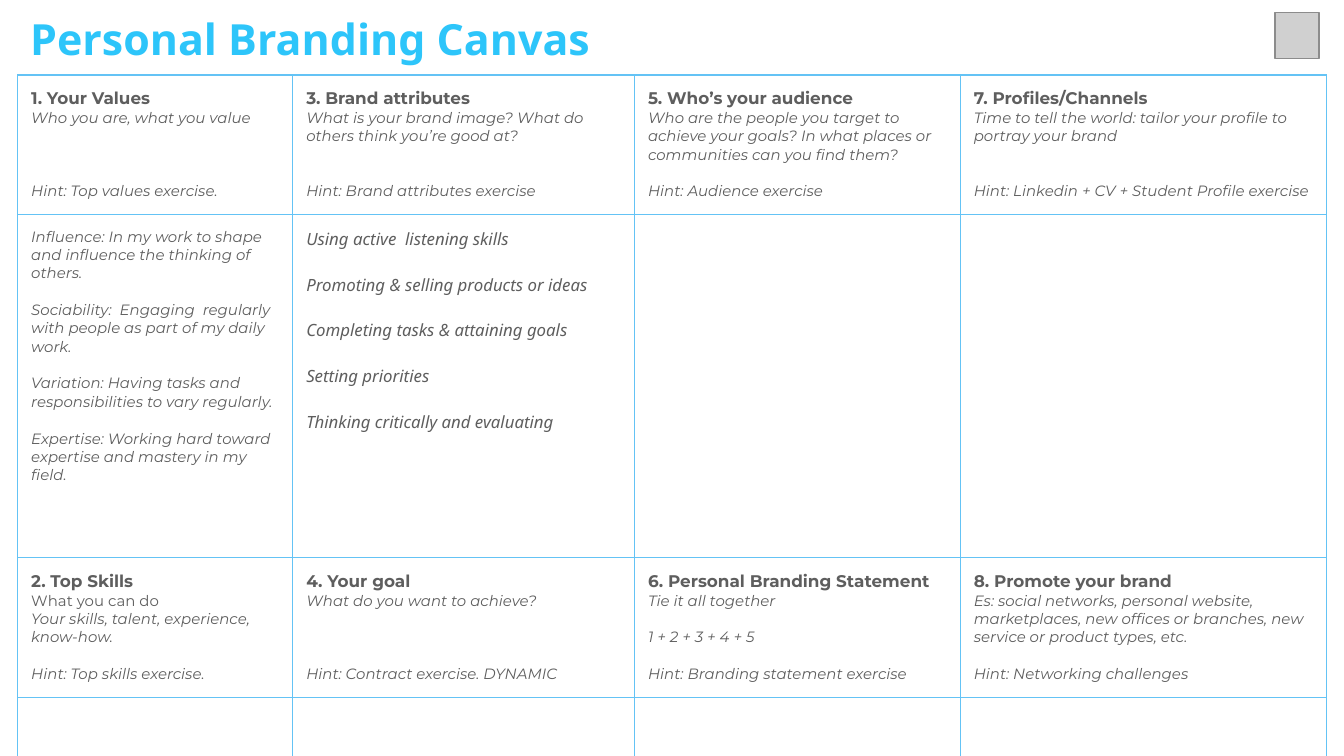
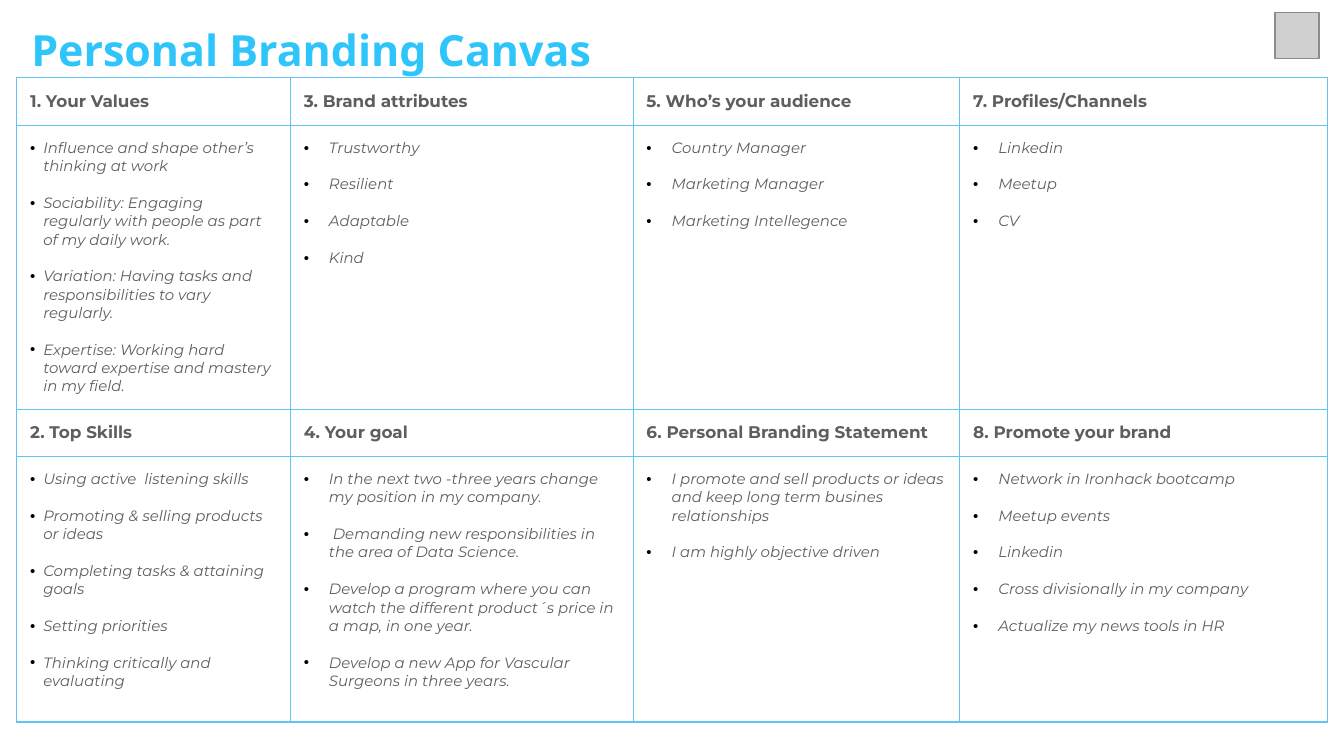
Before and after one commit to guillermo40/Career_Hack, a slide deck: slide 1 of Careerhack/Personal Branding Canvas - Careerhack.pptx (slide 2 before the commit). Drawn at 1344x756 pixels with LibreOffice and Linux fonts; fonts in the diff are those of the drawing; grey boxes stand for pictures. Boxes give left, top, right and bottom in pixels: in the first picture for what was removed or moved away, otherwise in the second. Text is boxed around its words. In the diff, an @@ line names an element or a change of style, - is before the commit and + after.

Commit message:
My personal Branding

```diff
--- a/Careerhack/Personal Branding Canvas - Careerhack.pptx
+++ b/Careerhack/Personal Branding Canvas - Careerhack.pptx
@@ text "Personal Branding Canvas": place and size @@
-text "Personal Branding Canvas" at <box>30,22,590,66</box>
+text "Personal Branding Canvas" at <box>31,33,591,78</box>
@@ table at <box>16,78,1327,727</box> @@
-row 1: 1. Your Values / Who you are, what you value / Hint: Top values exercise. | 3. Brand attributes / What is your brand image? What do others think you’re good at? / Hint: Brand attributes exercise | 5. Who’s your audience Who are the people you target to achieve your goals? In what places or communities can you find them? / Hint: Audience exercise | 7. Profiles/Channels / Time to tell the world: tailor your profile to portray your brand / Hint: Linkedin + CV + Student Profile exercise
+row 1: 1. Your Values | 3. Brand attributes | 5. Who’s your audience | 7. Profiles/Channels
-row 2: Influence: In my work to shape and influence the thinking of others. / Sociability: Engaging regularly with people as part of my daily work. / Variation: Having tasks and responsibilities to vary regularly. / Expertise: Working hard toward expertise and mastery in my field. | Using active listening skills / Promoting & selling products or ideas / Completing tasks & attaining goals / Setting priorities / Thinking critically and evaluating |  | 
+row 2: Influence and shape other’s thinking at work / Sociability: Engaging regularly with people as part of my daily work. / Variation: Having tasks and responsibilities to vary regularly. / Expertise: Working hard toward expertise and mastery in my field. | Trustworthy / Resilient / Adaptable / Kind | Country Manager / Marketing Manager / Marketing Intellegence | Linkedin / Meetup / CV
-row 3: 2. Top Skills / What you can do / Your skills, talent, experience, know-how. / Hint: Top skills exercise. | 4. Your goal / What do you want to achieve? / Hint: Contract exercise. DYNAMIC | 6. Personal Branding Statement Tie it all together / 1 + 2 + 3 + 4 + 5 / Hint: Branding statement exercise | 8. Promote your brand Es: social networks, personal website, marketplaces, new offices or branches, new service or product types, etc. / Hint: Networking challenges
+row 3: 2. Top Skills | 4. Your goal | 6. Personal Branding Statement | 8. Promote your brand
-row 4:  |  |  | 
+row 4: Using active listening skills / Promoting & selling products or ideas / Completing tasks & attaining goals / Setting priorities / Thinking critically and evaluating | In the next two -three years change my position in my company. / Demanding new responsibilities in the area of Data Science. / Develop a program where you can watch the different product´s price in a map, in one year. / Develop a new App for Vascular Surgeons in three years. | I promote and sell products or ideas and keep long term busines relationships / I am highly objective driven | Network in Ironhack bootcamp / Meetup events / Linkedin / Cross divisionally in my company / Actualize my news tools in HR
```
Also in this commit, not shown: 3 slides removed.
